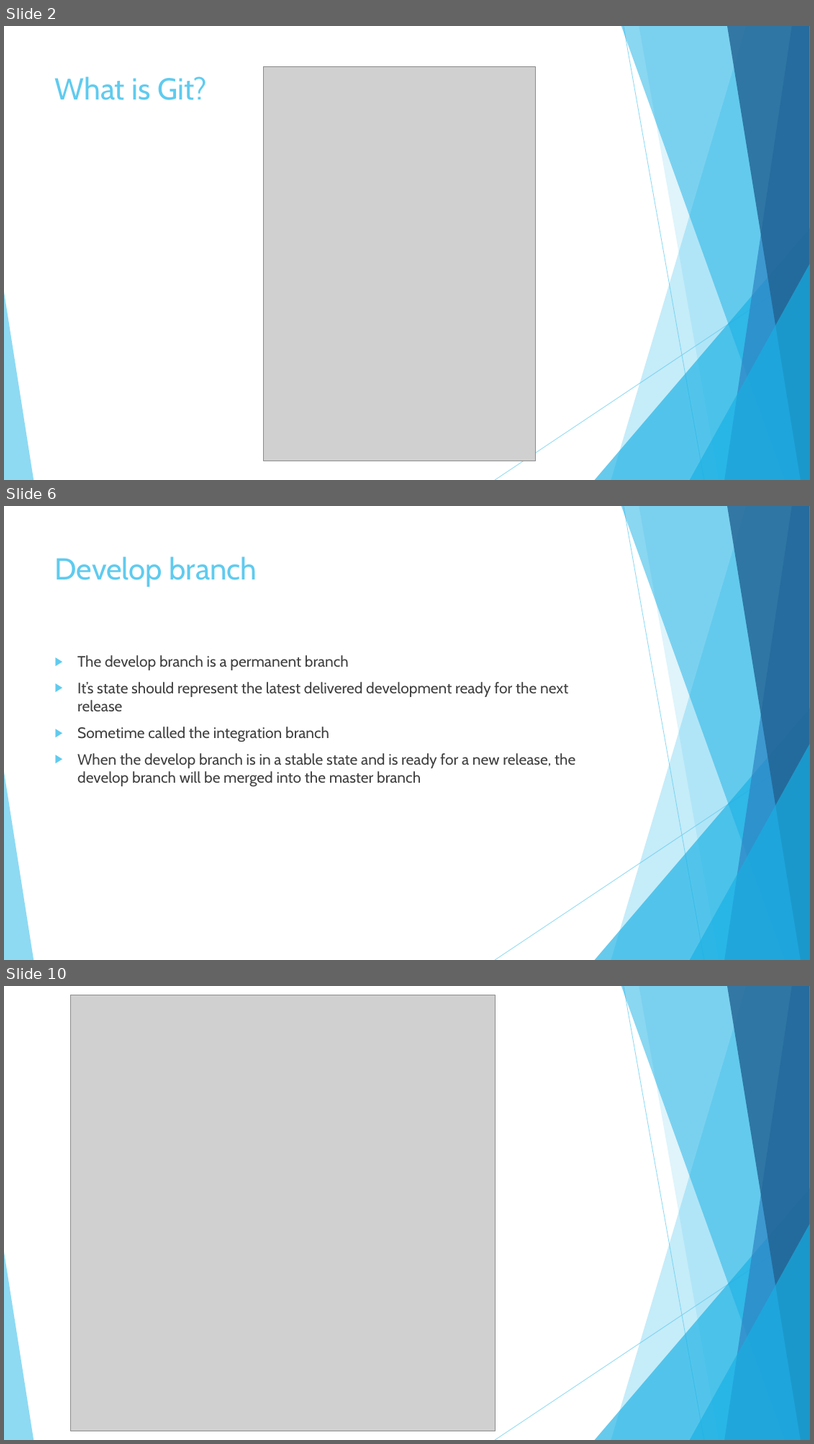
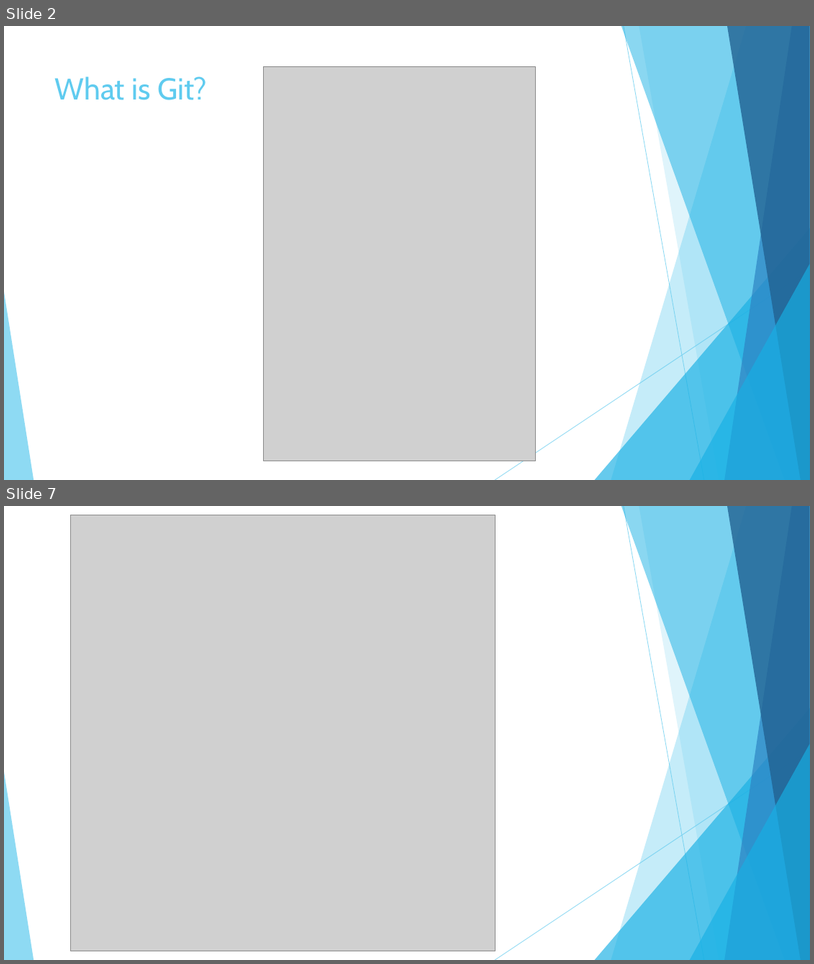
Before and after one commit to Jameswhale/git-introduction, a slide deck: Working collaboratively with Git.pptx. Shown one above the other, each under a label of ours: slides 2, 6 and 10 before the commit, slides 2 and 7 after it; the slides between them are not shown. The pictures are 814x1444 and 814x964 pixels, drawn with LibreOffice and Linux fonts; fonts in the diff are those of the drawing; grey boxes stand for pictures. Boxes give left, top, right and bottom in pixels: in the first picture for what was removed or moved away, otherwise in the second. Text is boxed around its words. In the diff, an @@ line names an element or a change of style, - is before the commit and + after.

```diff
--- a/Working collaboratively with Git.pptx
+++ b/Working collaboratively with Git.pptx
@@ slide 6 removed at [4, 506, 810, 960], background #FFFFFF; not listed: 10 template elements that a slide beside it also shows @@
@@ title removed at [55, 556, 257, 587] @@
-Develop branch
@@ text removed at [77, 655, 576, 787] @@
-▶ The develop branch is a permanent branch
-▶ It’s state should represent the latest delivered development ready for the next release
-▶ Sometime called the integration branch
-▶ When the develop branch is in a stable state and is ready for a new release, the develop branch will be merged into the master branch
@@ what was slide 10 is now slide 7 @@
```
Also in this commit, not shown: 4 slides changed, 5 slides added, 3 other slides removed.
